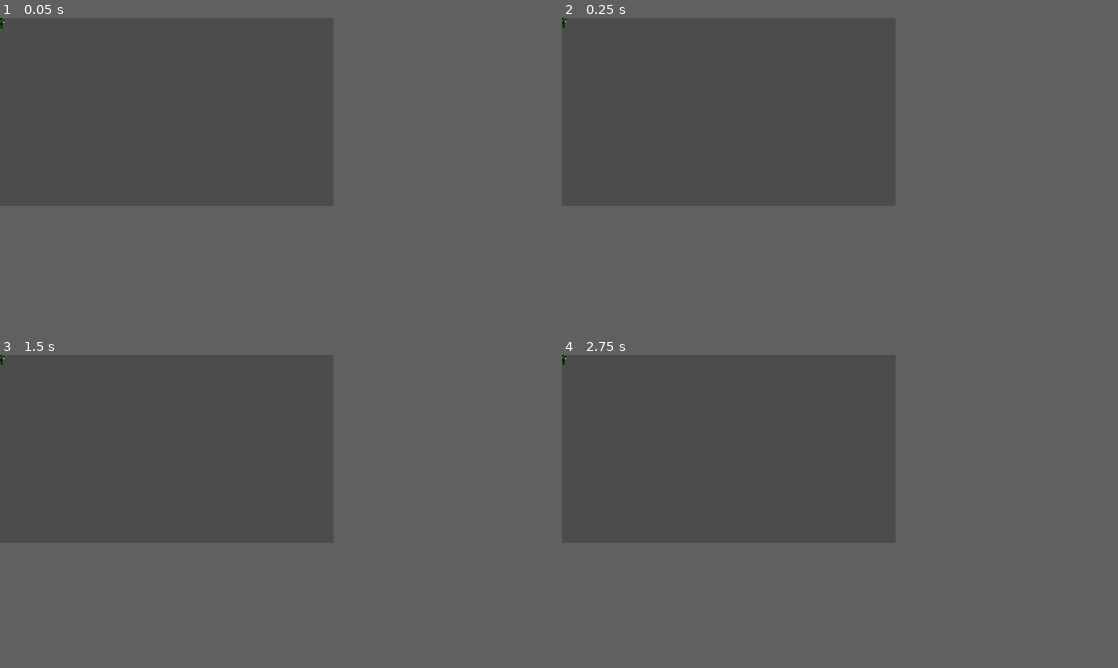
Above: before the commit, frames 1-4 (two rows, left to right).
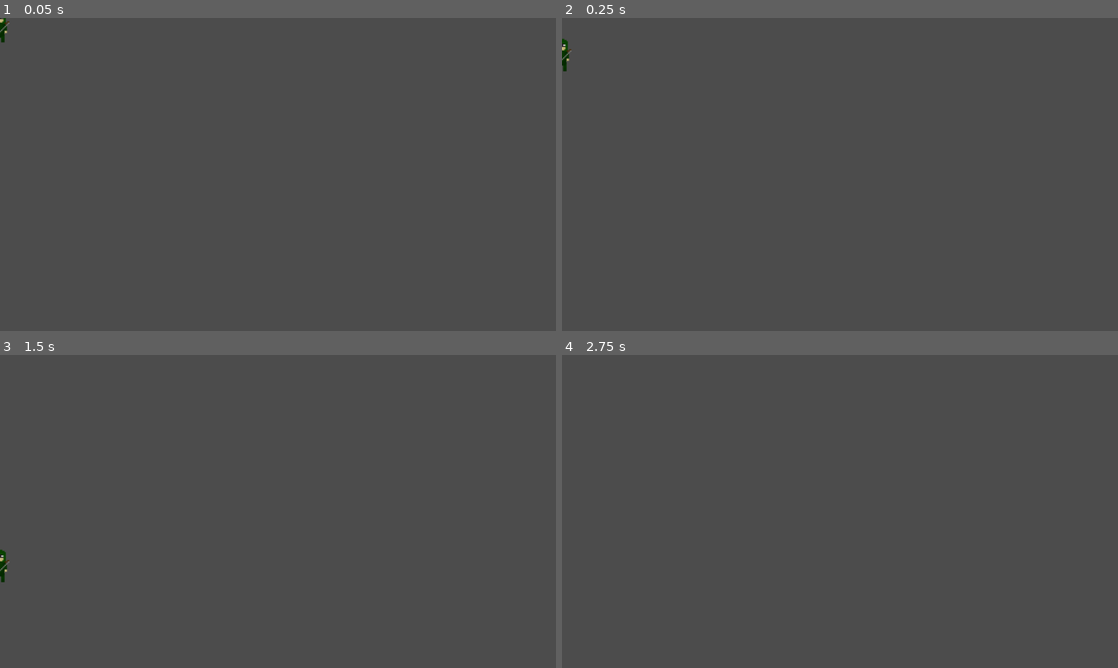
Above: after the commit, the same moments.

Repository: Rafagars/GWJ33-Witch_Game
Game: Godot game, scene res://characters/Archer/Archer.tscn
Same seed, same stepped clock (60 frames per second), same inputs: the game is played once before the commit and once after it. The project has no main scene, so this scene is started directly.
Inputs:
- Up to frame 1 (0.05 s): no input
- Up to frame 2 (0.25 s): no input
- Up to frame 3 (1.5 s): hold Right (ui_right) 0.53-1.28 s; hold Down (ui_down) from 1.28 s (still down)
- Up to frame 4 (2.75 s): release Down (ui_down) at 2.03 s; hold Right (ui_right) from 2.03 s (still down)
In our replay, the window is 480x270 before the commit and 800x450 after it. These sizes can differ from the game's own. Grey fills any space a smaller window leaves; there, only what the larger window draws over its background counts as a difference.

The runs differ from the first frame. In frame 1, less than 0.1% of the frame differs, in the area x 0-2%, y 0-8%; in frame 2, 0.1%, in the area x 0-2%, y 0-18%; in frame 3, 0.1%; in frame 4, less than 0.1%.

Commit message:
Knight and archer AI

Diff:
--- a/characters/Archer/Archer.gd
+++ b/characters/Archer/Archer.gd
@@ -1,19 +1,17 @@
 extends RigidBody2D
 
-
-# Declare member variables here. Examples:
-# var a = 2
-# var b = "text"
-
+export var health = 1
 
 # Called when the node enters the scene tree for the first time.
 func _ready():
-	pass # Replace with function body.
+	var target = Vector2(self.position.x, self.position.y)
+	$Move_tween.interpolate_property(self, "position", position, target, 4, Tween.TRANS_QUINT, Tween.EASE_OUT)
+
 
 
 # Called every frame. 'delta' is the elapsed time since the previous frame.
-#func _process(delta):
-#	pass
+func _process(delta):
+	position.y += 120 * delta
 
 
 func _on_VisibilityNotifier2D_screen_exited():
--- a/characters/Archer/Archer.tscn
+++ b/characters/Archer/Archer.tscn
@@ -1,7 +1,9 @@
-[gd_scene load_steps=11 format=2]
+[gd_scene load_steps=34 format=2]
 
 [ext_resource path="res://characters/Archer/assets/Archer.png" type="Texture" id=1]
 [ext_resource path="res://characters/Archer/Archer.gd" type="Script" id=2]
+[ext_resource path="res://characters/Archer/assets/Archer_Fire.png" type="Texture" id=3]
+[ext_resource path="res://characters/Archer/assets/Archer_Draw.png" type="Texture" id=4]
 
 [sub_resource type="AtlasTexture" id=1]
 flags = 4
@@ -33,15 +35,130 @@
 atlas = ExtResource( 1 )
 region = Rect2( 32, 64, 32, 32 )
 
-[sub_resource type="SpriteFrames" id=7]
+[sub_resource type="AtlasTexture" id=7]
+flags = 4
+atlas = ExtResource( 4 )
+region = Rect2( 0, 0, 32, 32 )
+
+[sub_resource type="AtlasTexture" id=8]
+flags = 4
+atlas = ExtResource( 4 )
+region = Rect2( 32, 0, 32, 32 )
+
+[sub_resource type="AtlasTexture" id=9]
+flags = 4
+atlas = ExtResource( 4 )
+region = Rect2( 64, 0, 32, 32 )
+
+[sub_resource type="AtlasTexture" id=10]
+flags = 4
+atlas = ExtResource( 4 )
+region = Rect2( 96, 0, 32, 32 )
+
+[sub_resource type="AtlasTexture" id=11]
+flags = 4
+atlas = ExtResource( 4 )
+region = Rect2( 0, 32, 32, 32 )
+
+[sub_resource type="AtlasTexture" id=12]
+flags = 4
+atlas = ExtResource( 4 )
+region = Rect2( 32, 32, 32, 32 )
+
+[sub_resource type="AtlasTexture" id=13]
+flags = 4
+atlas = ExtResource( 4 )
+region = Rect2( 64, 32, 32, 32 )
+
+[sub_resource type="AtlasTexture" id=14]
+flags = 4
+atlas = ExtResource( 4 )
+region = Rect2( 96, 32, 32, 32 )
+
+[sub_resource type="AtlasTexture" id=15]
+flags = 4
+atlas = ExtResource( 4 )
+region = Rect2( 0, 64, 32, 32 )
+
+[sub_resource type="AtlasTexture" id=16]
+flags = 4
+atlas = ExtResource( 4 )
+region = Rect2( 32, 64, 32, 32 )
+
+[sub_resource type="AtlasTexture" id=17]
+flags = 4
+atlas = ExtResource( 4 )
+region = Rect2( 64, 64, 32, 32 )
+
+[sub_resource type="AtlasTexture" id=18]
+flags = 4
+atlas = ExtResource( 4 )
+region = Rect2( 96, 64, 32, 32 )
+
+[sub_resource type="AtlasTexture" id=19]
+flags = 4
+atlas = ExtResource( 4 )
+region = Rect2( 0, 96, 32, 32 )
+
+[sub_resource type="AtlasTexture" id=20]
+flags = 4
+atlas = ExtResource( 4 )
+region = Rect2( 32, 96, 32, 32 )
+
+[sub_resource type="AtlasTexture" id=21]
+flags = 4
+atlas = ExtResource( 4 )
+region = Rect2( 64, 96, 32, 32 )
+
+[sub_resource type="AtlasTexture" id=22]
+flags = 4
+atlas = ExtResource( 4 )
+region = Rect2( 96, 96, 32, 32 )
+
+[sub_resource type="AtlasTexture" id=23]
+flags = 4
+atlas = ExtResource( 3 )
+region = Rect2( 0, 0, 32, 32 )
+
+[sub_resource type="AtlasTexture" id=24]
+flags = 4
+atlas = ExtResource( 3 )
+region = Rect2( 32, 0, 32, 32 )
+
+[sub_resource type="AtlasTexture" id=25]
+flags = 4
+atlas = ExtResource( 3 )
+region = Rect2( 0, 32, 32, 32 )
+
+[sub_resource type="AtlasTexture" id=26]
+flags = 4
+atlas = ExtResource( 3 )
+region = Rect2( 32, 32, 32, 32 )
+
+[sub_resource type="AtlasTexture" id=27]
+flags = 4
+atlas = ExtResource( 3 )
+region = Rect2( 0, 64, 32, 32 )
+
+[sub_resource type="SpriteFrames" id=28]
 animations = [ {
 "frames": [ SubResource( 1 ), SubResource( 2 ), SubResource( 3 ), SubResource( 4 ), SubResource( 5 ), SubResource( 6 ) ],
 "loop": true,
 "name": "Walk",
 "speed": 5.0
+}, {
+"frames": [ SubResource( 7 ), SubResource( 8 ), SubResource( 9 ), SubResource( 10 ), SubResource( 11 ), SubResource( 12 ), SubResource( 13 ), SubResource( 14 ), SubResource( 15 ), SubResource( 16 ), SubResource( 17 ), SubResource( 18 ), SubResource( 19 ), SubResource( 20 ), SubResource( 21 ), SubResource( 22 ) ],
+"loop": true,
+"name": "Draw",
+"speed": 15.0
+}, {
+"frames": [ SubResource( 23 ), SubResource( 24 ), SubResource( 25 ), SubResource( 26 ), SubResource( 27 ) ],
+"loop": true,
+"name": "Fire",
+"speed": 5.0
 } ]
 
-[sub_resource type="CapsuleShape2D" id=8]
+[sub_resource type="CapsuleShape2D" id=29]
 radius = 7.5
 height = 12.0
 
@@ -53,14 +170,19 @@
 }
 
 [node name="AnimatedSprite" type="AnimatedSprite" parent="."]
-frames = SubResource( 7 )
+frames = SubResource( 28 )
 animation = "Walk"
+frame = 2
 playing = true
 
 [node name="CollisionShape2D" type="CollisionShape2D" parent="."]
 position = Vector2( 0, 1.5 )
-shape = SubResource( 8 )
+shape = SubResource( 29 )
 
 [node name="VisibilityNotifier2D" type="VisibilityNotifier2D" parent="."]
 
+[node name="Move_tween" type="Tween" parent="."]
+
+[node name="Shoot" type="Timer" parent="."]
+
 [connection signal="screen_exited" from="VisibilityNotifier2D" to="." method="_on_VisibilityNotifier2D_screen_exited"]
--- /dev/null
+++ b/characters/Archer/arrow/Arrow.tscn
@@ -0,0 +1,24 @@
+[gd_scene load_steps=3 format=2]
+
+[ext_resource path="res://characters/Archer/arrow/Arrow.png" type="Texture" id=1]
+
+[sub_resource type="RectangleShape2D" id=1]
+extents = Vector2( 1.23865, 3.3914 )
+
+[node name="Arrow" type="Area2D"]
+__meta__ = {
+"_edit_group_": true
+}
+
+[node name="Sprite" type="Sprite" parent="."]
+scale = Vector2( 0.5, 0.5 )
+texture = ExtResource( 1 )
+
+[node name="CollisionShape2D" type="CollisionShape2D" parent="."]
+position = Vector2( 0.0193193, -0.411739 )
+shape = SubResource( 1 )
+
+[node name="RayCast2D" type="RayCast2D" parent="."]
+position = Vector2( 0.0743253, -3.71627 )
+enabled = true
+cast_to = Vector2( 0, 4 )
--- a/characters/Knight/Knight.gd
+++ b/characters/Knight/Knight.gd
@@ -1,10 +1,8 @@
 extends RigidBody2D
 
-
-# Declare member variables here. Examples:
-# var a = 2
-# var b = "text"
-
+var dir = Vector2.ZERO
+onready var player = get_parent().get_node("Player")
+export var health = 1
 
 # Called when the node enters the scene tree for the first time.
 func _ready():
@@ -12,5 +10,16 @@
 
 
 # Called every frame. 'delta' is the elapsed time since the previous frame.
-#func _process(delta):
-#	pass
+func _process(delta):
+	dir = Vector2(player.position.x - self.position.x, player.position.y - self.position.y).normalized()
+	self.position += dir * delta * 60
+	if (player.position.x - self.position.x < 20) or (player.position.y - self.position.y < 20):
+		$AnimatedSprite.play("Attack")
+		$Attack.disabled = false
+	else:
+		$AnimatedSprite.play("Walk")
+		$Attack.disabled = true
+
+
+func _on_VisibilityNotifier2D_screen_exited():
+	queue_free()
--- a/characters/Knight/Knight.tscn
+++ b/characters/Knight/Knight.tscn
@@ -6,64 +6,64 @@
 
 [sub_resource type="AtlasTexture" id=1]
 flags = 4
-atlas = ExtResource( 1 )
+atlas = ExtResource( 2 )
 region = Rect2( 0, 0, 32, 32 )
 
 [sub_resource type="AtlasTexture" id=2]
 flags = 4
-atlas = ExtResource( 1 )
+atlas = ExtResource( 2 )
 region = Rect2( 32, 0, 32, 32 )
 
 [sub_resource type="AtlasTexture" id=3]
 flags = 4
-atlas = ExtResource( 1 )
+atlas = ExtResource( 2 )
 region = Rect2( 0, 32, 32, 32 )
 
 [sub_resource type="AtlasTexture" id=4]
 flags = 4
-atlas = ExtResource( 1 )
+atlas = ExtResource( 2 )
 region = Rect2( 32, 32, 32, 32 )
 
 [sub_resource type="AtlasTexture" id=5]
 flags = 4
 atlas = ExtResource( 2 )
-region = Rect2( 0, 0, 32, 32 )
+region = Rect2( 0, 64, 32, 32 )
 
 [sub_resource type="AtlasTexture" id=6]
 flags = 4
 atlas = ExtResource( 2 )
-region = Rect2( 32, 0, 32, 32 )
+region = Rect2( 32, 64, 32, 32 )
 
 [sub_resource type="AtlasTexture" id=7]
 flags = 4
-atlas = ExtResource( 2 )
-region = Rect2( 0, 32, 32, 32 )
+atlas = ExtResource( 1 )
+region = Rect2( 0, 0, 32, 32 )
 
 [sub_resource type="AtlasTexture" id=8]
 flags = 4
-atlas = ExtResource( 2 )
-region = Rect2( 32, 32, 32, 32 )
+atlas = ExtResource( 1 )
+region = Rect2( 32, 0, 32, 32 )
 
 [sub_resource type="AtlasTexture" id=9]
 flags = 4
-atlas = ExtResource( 2 )
-region = Rect2( 0, 64, 32, 32 )
+atlas = ExtResource( 1 )
+region = Rect2( 0, 32, 32, 32 )
 
 [sub_resource type="AtlasTexture" id=10]
 flags = 4
-atlas = ExtResource( 2 )
-region = Rect2( 32, 64, 32, 32 )
+atlas = ExtResource( 1 )
+region = Rect2( 32, 32, 32, 32 )
 
 [sub_resource type="SpriteFrames" id=11]
 animations = [ {
-"frames": [ SubResource( 1 ), SubResource( 2 ), SubResource( 3 ), SubResource( 4 ) ],
+"frames": [ SubResource( 1 ), SubResource( 2 ), SubResource( 3 ), SubResource( 4 ), SubResource( 5 ), SubResource( 6 ) ],
+"loop": true,
+"name": "Walk",
+"speed": 5.0
+}, {
+"frames": [ SubResource( 7 ), SubResource( 8 ), SubResource( 9 ), SubResource( 10 ) ],
 "loop": true,
 "name": "Attack",
-"speed": 5.0
-}, {
-"frames": [ SubResource( 5 ), SubResource( 6 ), SubResource( 7 ), SubResource( 8 ), SubResource( 9 ), SubResource( 10 ) ],
-"loop": true,
-"name": "Walk",
 "speed": 5.0
 } ]
 
@@ -83,7 +83,7 @@
 [node name="AnimatedSprite" type="AnimatedSprite" parent="."]
 frames = SubResource( 11 )
 animation = "Walk"
-frame = 3
+frame = 2
 playing = true
 
 [node name="CollisionShape2D" type="CollisionShape2D" parent="."]
@@ -99,3 +99,7 @@
 position = Vector2( -11.63, -3.68502 )
 enabled = true
 cast_to = Vector2( 16, 5 )
+
+[node name="VisibilityNotifier2D" type="VisibilityNotifier2D" parent="."]
+
+[connection signal="screen_exited" from="VisibilityNotifier2D" to="." method="_on_VisibilityNotifier2D_screen_exited"]
--- a/characters/Player/Player.tscn
+++ b/characters/Player/Player.tscn
@@ -8,144 +8,144 @@
 
 [sub_resource type="AtlasTexture" id=1]
 flags = 4
-atlas = ExtResource( 4 )
+atlas = ExtResource( 2 )
 region = Rect2( 0, 0, 32, 32 )
 
 [sub_resource type="AtlasTexture" id=2]
 flags = 4
-atlas = ExtResource( 4 )
+atlas = ExtResource( 2 )
 region = Rect2( 32, 0, 32, 32 )
 
 [sub_resource type="AtlasTexture" id=3]
 flags = 4
-atlas = ExtResource( 4 )
+atlas = ExtResource( 2 )
 region = Rect2( 0, 32, 32, 32 )
 
 [sub_resource type="AtlasTexture" id=4]
 flags = 4
-atlas = ExtResource( 4 )
+atlas = ExtResource( 2 )
 region = Rect2( 32, 32, 32, 32 )
 
 [sub_resource type="AtlasTexture" id=5]
 flags = 4
-atlas = ExtResource( 4 )
+atlas = ExtResource( 2 )
 region = Rect2( 0, 64, 32, 32 )
 
 [sub_resource type="AtlasTexture" id=6]
 flags = 4
-atlas = ExtResource( 4 )
+atlas = ExtResource( 2 )
 region = Rect2( 32, 64, 32, 32 )
 
 [sub_resource type="AtlasTexture" id=7]
 flags = 4
-atlas = ExtResource( 2 )
+atlas = ExtResource( 3 )
 region = Rect2( 0, 0, 32, 32 )
 
 [sub_resource type="AtlasTexture" id=8]
 flags = 4
-atlas = ExtResource( 2 )
+atlas = ExtResource( 3 )
 region = Rect2( 32, 0, 32, 32 )
 
 [sub_resource type="AtlasTexture" id=9]
 flags = 4
-atlas = ExtResource( 2 )
+atlas = ExtResource( 3 )
 region = Rect2( 0, 32, 32, 32 )
 
 [sub_resource type="AtlasTexture" id=10]
 flags = 4
-atlas = ExtResource( 2 )
+atlas = ExtResource( 3 )
 region = Rect2( 32, 32, 32, 32 )
 
 [sub_resource type="AtlasTexture" id=11]
 flags = 4
-atlas = ExtResource( 2 )
+atlas = ExtResource( 3 )
 region = Rect2( 0, 64, 32, 32 )
 
 [sub_resource type="AtlasTexture" id=12]
 flags = 4
-atlas = ExtResource( 2 )
+atlas = ExtResource( 3 )
 region = Rect2( 32, 64, 32, 32 )
 
 [sub_resource type="AtlasTexture" id=13]
 flags = 4
-atlas = ExtResource( 1 )
+atlas = ExtResource( 4 )
 region = Rect2( 0, 0, 32, 32 )
 
 [sub_resource type="AtlasTexture" id=14]
 flags = 4
-atlas = ExtResource( 1 )
+atlas = ExtResource( 4 )
 region = Rect2( 32, 0, 32, 32 )
 
 [sub_resource type="AtlasTexture" id=15]
 flags = 4
-atlas = ExtResource( 1 )
+atlas = ExtResource( 4 )
 region = Rect2( 0, 32, 32, 32 )
 
 [sub_resource type="AtlasTexture" id=16]
 flags = 4
-atlas = ExtResource( 1 )
+atlas = ExtResource( 4 )
 region = Rect2( 32, 32, 32, 32 )
 
 [sub_resource type="AtlasTexture" id=17]
 flags = 4
-atlas = ExtResource( 1 )
+atlas = ExtResource( 4 )
 region = Rect2( 0, 64, 32, 32 )
 
 [sub_resource type="AtlasTexture" id=18]
 flags = 4
-atlas = ExtResource( 1 )
+atlas = ExtResource( 4 )
 region = Rect2( 32, 64, 32, 32 )
 
 [sub_resource type="AtlasTexture" id=19]
 flags = 4
-atlas = ExtResource( 3 )
+atlas = ExtResource( 1 )
 region = Rect2( 0, 0, 32, 32 )
 
 [sub_resource type="AtlasTexture" id=20]
 flags = 4
-atlas = ExtResource( 3 )
+atlas = ExtResource( 1 )
 region = Rect2( 32, 0, 32, 32 )
 
 [sub_resource type="AtlasTexture" id=21]
 flags = 4
-atlas = ExtResource( 3 )
+atlas = ExtResource( 1 )
 region = Rect2( 0, 32, 32, 32 )
 
 [sub_resource type="AtlasTexture" id=22]
 flags = 4
-atlas = ExtResource( 3 )
+atlas = ExtResource( 1 )
 region = Rect2( 32, 32, 32, 32 )
 
 [sub_resource type="AtlasTexture" id=23]
 flags = 4
-atlas = ExtResource( 3 )
+atlas = ExtResource( 1 )
 region = Rect2( 0, 64, 32, 32 )
 
 [sub_resource type="AtlasTexture" id=24]
 flags = 4
-atlas = ExtResource( 3 )
+atlas = ExtResource( 1 )
 region = Rect2( 32, 64, 32, 32 )
 
 [sub_resource type="SpriteFrames" id=25]
 animations = [ {
 "frames": [ SubResource( 1 ), SubResource( 2 ), SubResource( 3 ), SubResource( 4 ), SubResource( 5 ), SubResource( 6 ) ],
 "loop": true,
-"name": "Walk_right",
+"name": "Walk_Left",
 "speed": 5.0
 }, {
 "frames": [ SubResource( 7 ), SubResource( 8 ), SubResource( 9 ), SubResource( 10 ), SubResource( 11 ), SubResource( 12 ) ],
 "loop": true,
-"name": "Walk_Left",
+"name": "Walk_back",
 "speed": 5.0
 }, {
 "frames": [ SubResource( 13 ), SubResource( 14 ), SubResource( 15 ), SubResource( 16 ), SubResource( 17 ), SubResource( 18 ) ],
 "loop": true,
-"name": "Walk_front",
+"name": "Walk_right",
 "speed": 5.0
 }, {
 "frames": [ SubResource( 19 ), SubResource( 20 ), SubResource( 21 ), SubResource( 22 ), SubResource( 23 ), SubResource( 24 ) ],
 "loop": true,
-"name": "Walk_back",
+"name": "Walk_front",
 "speed": 5.0
 } ]
 
@@ -161,8 +161,8 @@
 
 [node name="AnimatedSprite" type="AnimatedSprite" parent="."]
 frames = SubResource( 25 )
-animation = "Walk_front"
-frame = 3
+animation = "Walk_back"
+frame = 1
 playing = true
 
 [node name="CollisionShape2D" type="CollisionShape2D" parent="."]
--- a/project.godot
+++ b/project.godot
@@ -17,6 +17,8 @@
 
 window/size/width=480
 window/size/height=270
+window/size/test_width=1280
+window/size/test_height=720
 window/stretch/mode="2d"
 window/stretch/aspect="keep"
 
Binary file added: characters/Archer/arrow/Arrow.png
Not shown, added: characters/Archer/arrow/Arrow.png.import
Binary file added: characters/Archer/assets/Archer_Draw.png
Not shown, added: characters/Archer/assets/Archer_Draw.png.import
Binary file added: characters/Archer/assets/Archer_Fire.png
Not shown, added: characters/Archer/assets/Archer_Fire.png.import
